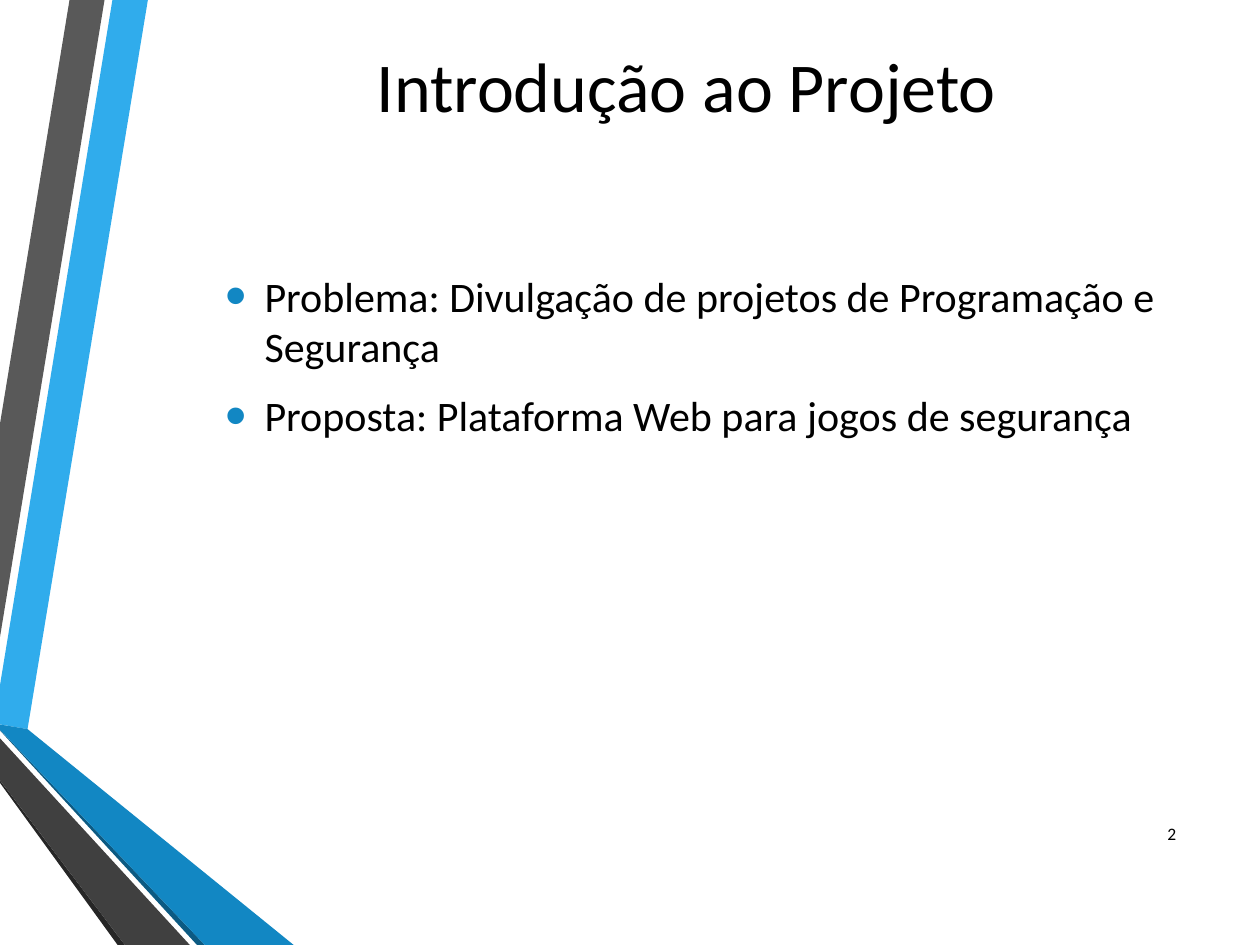
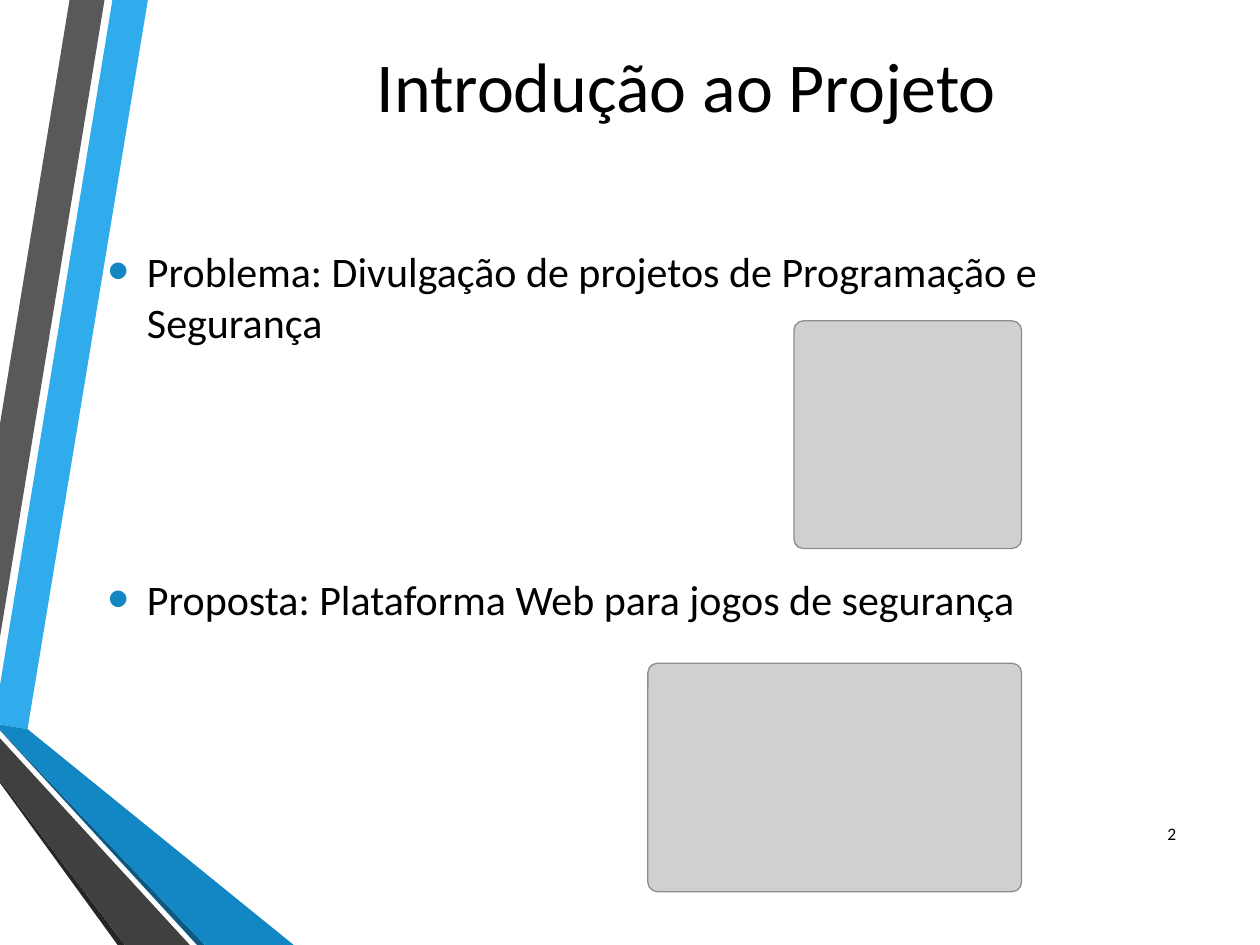
Before and after one commit to ruiparedes/ProjetoFinal, a slide deck: slide 2 of Documentos/Apresentacao Intermedia- Projeto - LabSecurity.pptx. Drawn at 1260x945 pixels with LibreOffice and Linux fonts; fonts in the diff are those of the drawing; grey boxes stand for pictures; background and template pictures are left out. Boxes give left, top, right and bottom in pixels: in the first picture for what was removed or moved away, otherwise in the second. Text is boxed around its words. In the diff, an @@ line names an element or a change of style, - is before the commit and + after.

```diff
--- a/Documentos/Apresentacao Intermedia- Projeto - LabSecurity.pptx
+++ b/Documentos/Apresentacao Intermedia- Projeto - LabSecurity.pptx
@@ text "Problema: Divulgação de projetos de ..." rewrapped from [265,282,1154,439] to [147,257,1037,623] @@
@@ picture added at [794,321,1022,549] @@
@@ picture added at [648,663,1022,891] @@
```
Also in this commit, not shown: 4 other slides changed, 1 other file.
